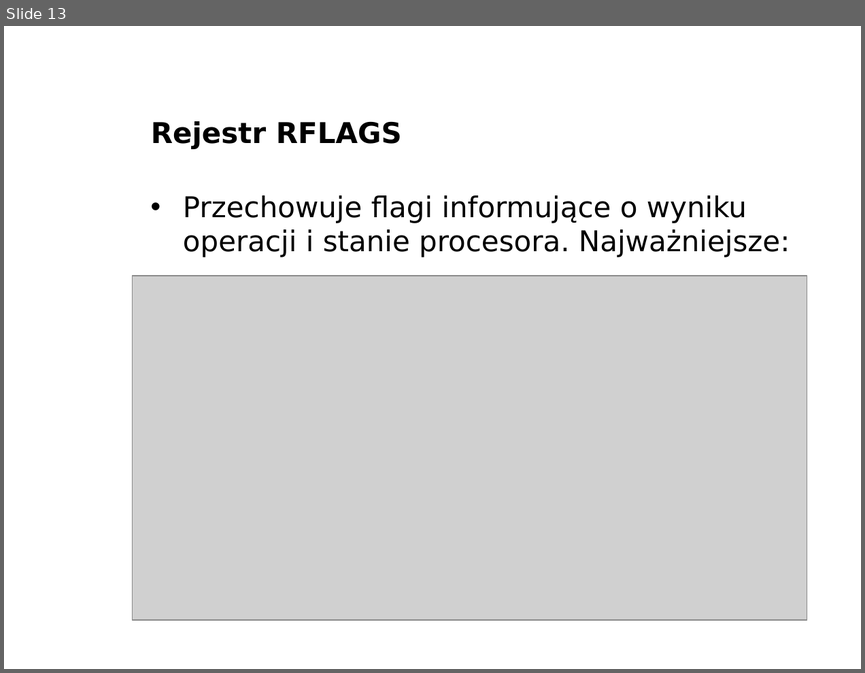
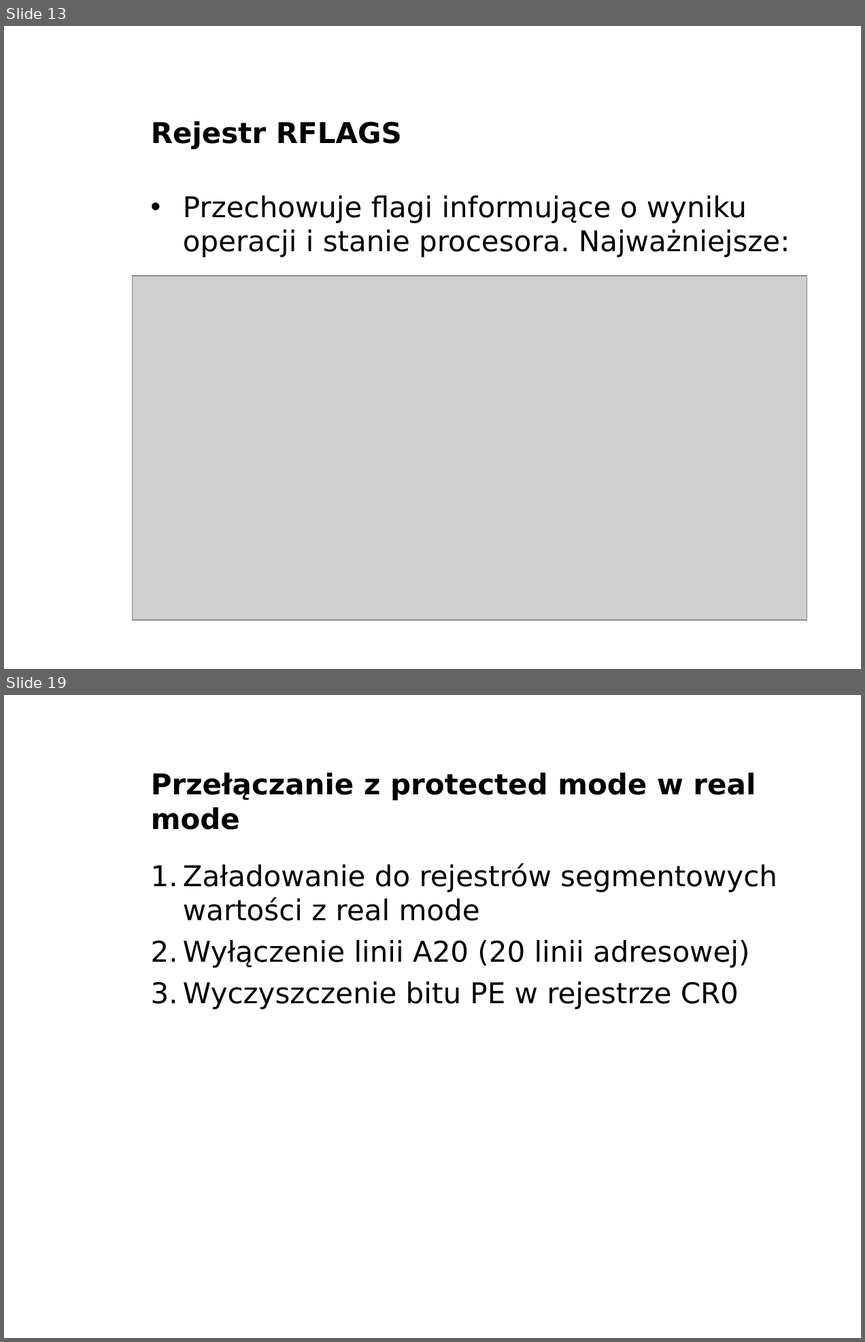
Before and after one commit to bercik/pn_prezentacja, a slide deck: robert/prezentacja.odp. Shown one above the other, each under a label of ours: slide 13 before the commit, slides 13 and 19 after it; the slides between them are not shown. The pictures are 865x673 and 865x1342 pixels, drawn with LibreOffice and Linux fonts; fonts in the diff are those of the drawing; grey boxes stand for pictures; background and template pictures are left out. Boxes give left, top, right and bottom in pixels: in the first picture for what was removed or moved away, otherwise in the second. Text is boxed around its words. In the diff, an @@ line names an element or a change of style, - is before the commit and + after.

Commit message:
protected mode

```diff
--- a/robert/prezentacja.odp
+++ b/robert/prezentacja.odp
@@ slide 19 added at <box>4,695,861,1338</box>, background picture (left out) @@
@@ title added at <box>151,773,755,830</box>, 24 pt, text #000000, bold @@
+Przełączanie z protected mode w real mode
@@ text added at <box>183,863,777,1009</box>, 24 pt, text #000000 @@
+1. Załadowanie do rejestrów segmentowych wartości z real mode
+2. Wyłączenie linii A20 (20 linii adresowej)
+3. Wyczyszczenie bitu PE w rejestrze CR0
@@ text added at <box>719,1314,861,1338</box>, 11 pt, text #FFFFFF, bold @@
+www.agh.edu.pl
```
Also in this commit, not shown: 1 slide changed, 6 other slides added, 2 other files.
